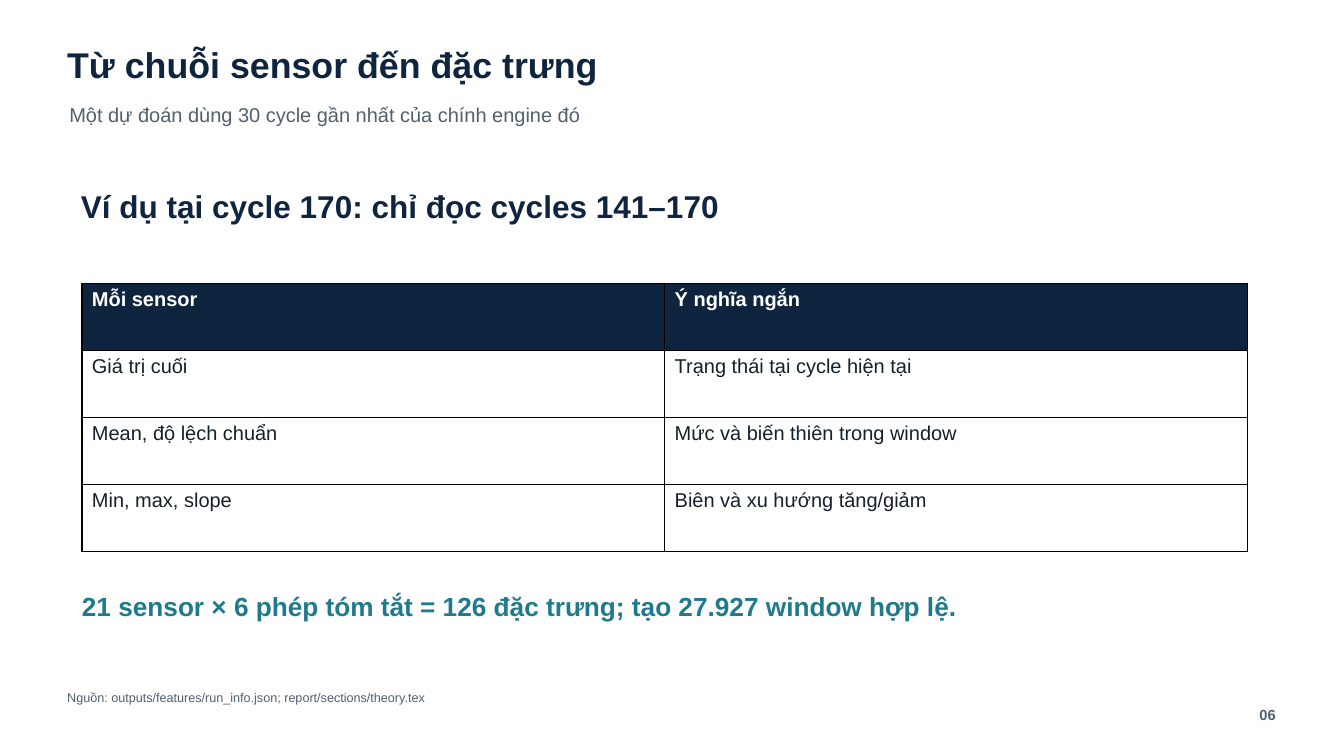
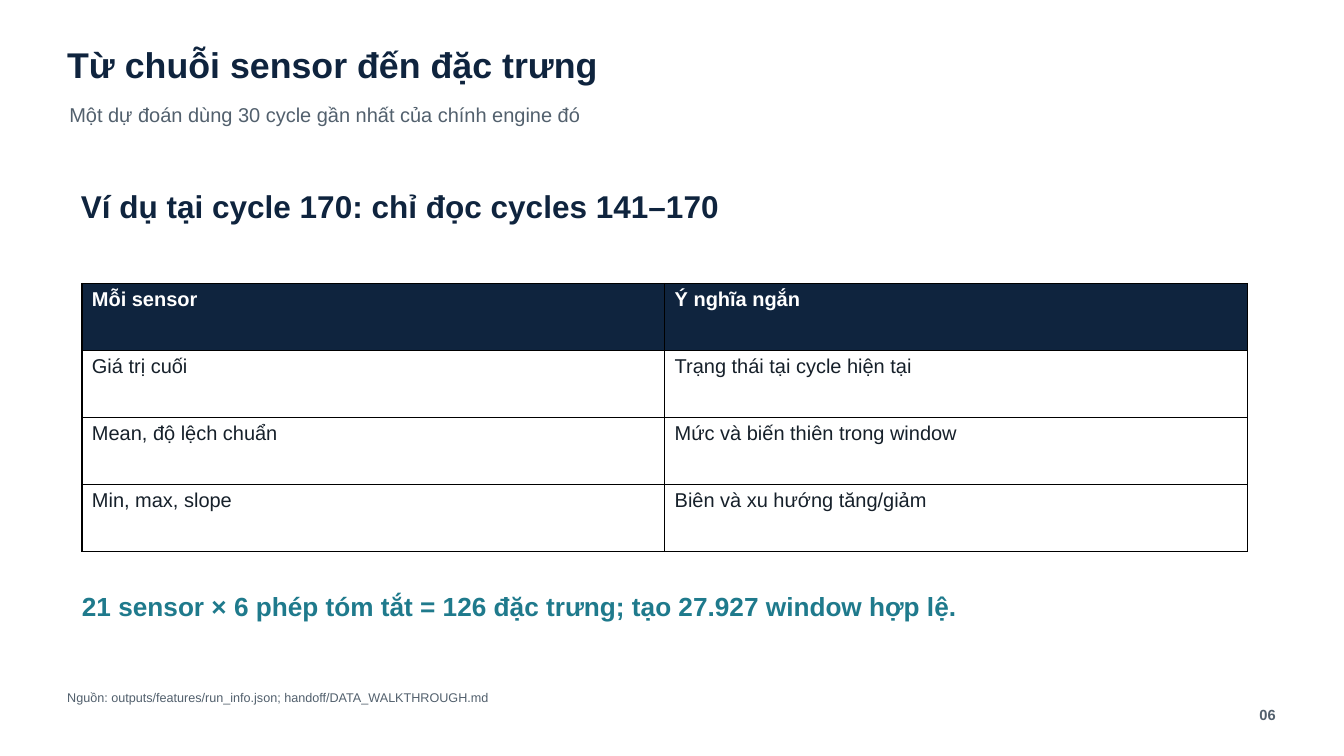
Before and after one commit to ti014/tinasa-cmapss-rul-prediction, a slide deck: slide 6 of slides/cmapss_fd001_presentation.pptx. Drawn at 1344x756 pixels with LibreOffice and Linux fonts; fonts in the diff are those of the drawing. Boxes give left, top, right and bottom in pixels: in the first picture for what was removed or moved away, otherwise in the second. Text is boxed around its words. In the diff, an @@ line names an element or a change of style, - is before the commit and + after.

Commit message:
docs(report): document data flow and enforce deliverable limits
Document the implemented data boundaries, joins, feature columns, relationships, and Big Data scope. Rebuild the report below 50 pages and keep the current presentation within the 20-slide limit while preserving reproducibility details outside the main PDF.

---

Bổ sung walkthrough về boundary dữ liệu, phép join, feature columns, quan hệ và phạm vi Big Data đã triển khai. Biên dịch lại báo cáo dưới 50 trang và giữ bộ trình bày hiện tại trong giới hạn 20 slide; các chi tiết tái lập vẫn được giữ ở source và handoff ngoài PDF chính.

```diff
--- a/slides/cmapss_fd001_presentation.pptx
+++ b/slides/cmapss_fd001_presentation.pptx
@@ text at (67,692,488,705): text changed @@
-Nguồn: outputs/features/run_info.json; report/sections/theory.tex
+Nguồn: outputs/features/run_info.json; handoff/DATA_WALKTHROUGH.md
```
Also in this commit, not shown: 1 other slide changed, 23 other files.
